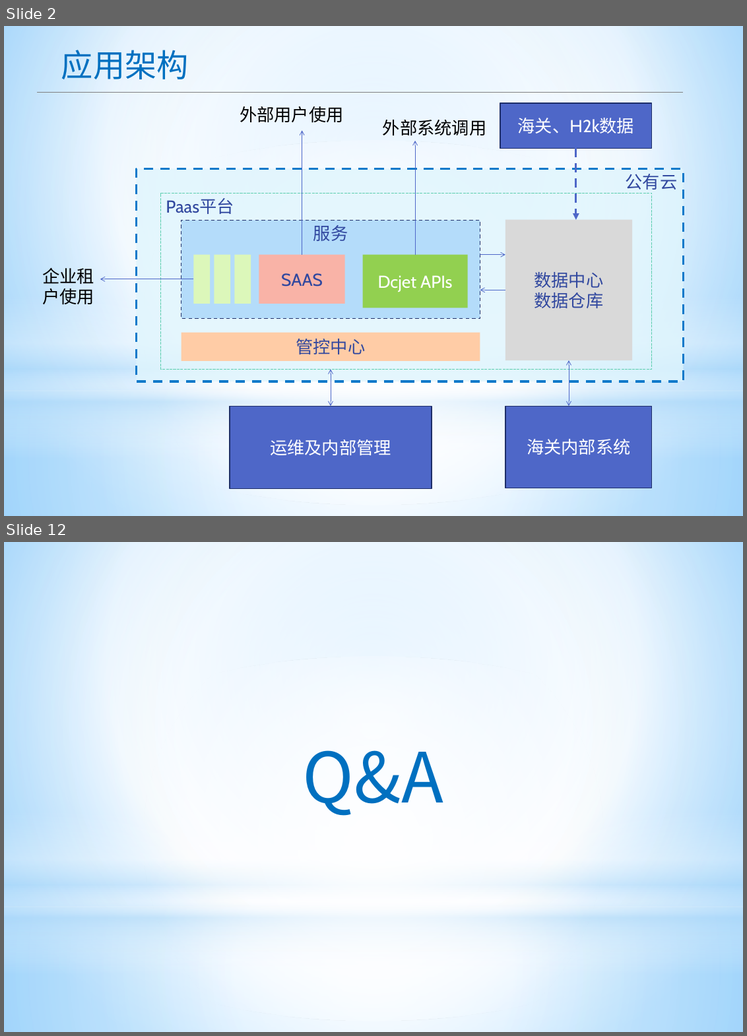
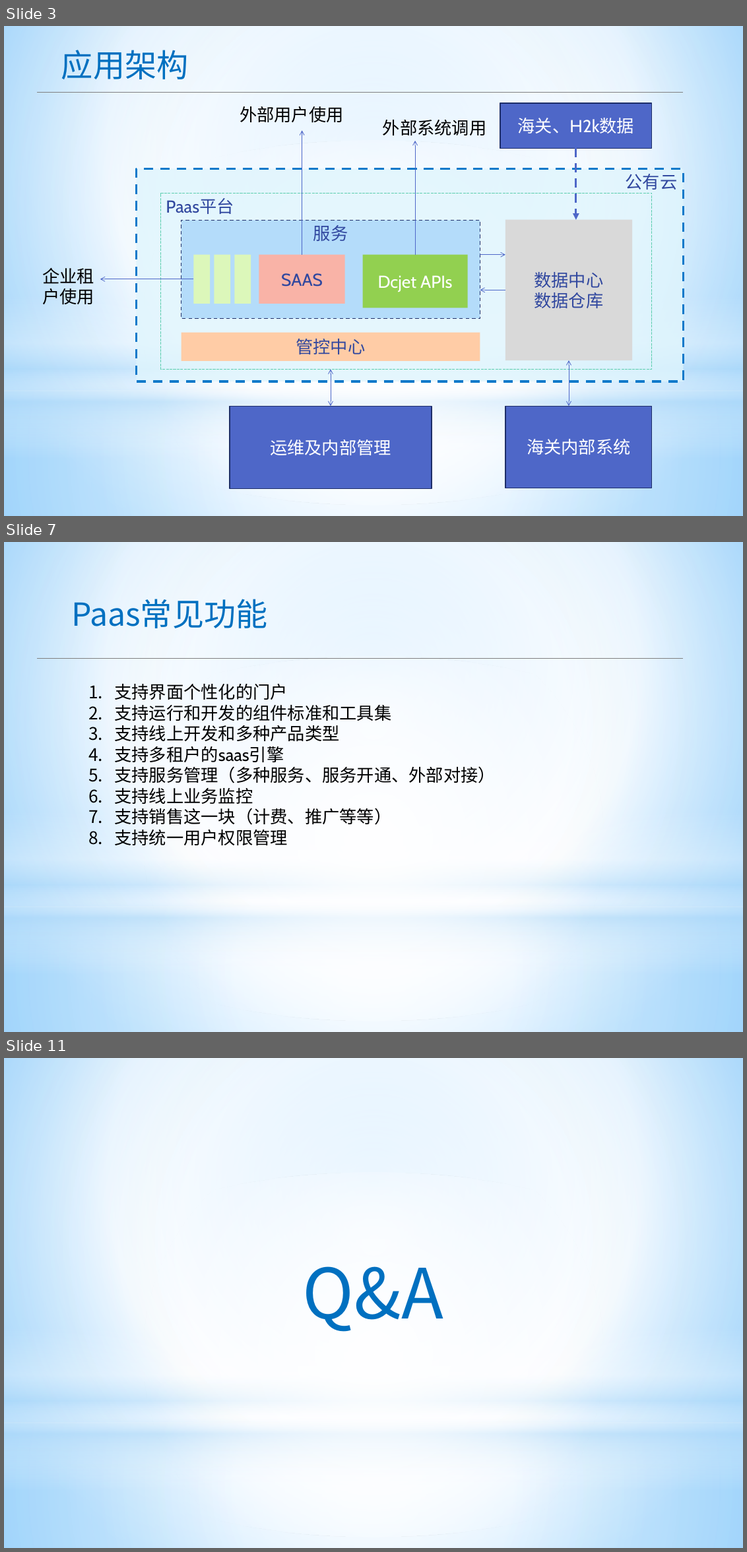
Before and after one commit to apporoad/DesignAndScheme2017, a slide deck: c云服务架构/Saas&Paas架构设计.pptx. Shown one above the other, each under a label of ours: slides 2 and 12 before the commit, slides 3, 7 and 11 after it; the slides between them are not shown. The pictures are 747x1036 and 747x1552 pixels, drawn with LibreOffice and Linux fonts; fonts in the diff are those of the drawing; background and template pictures are left out. Boxes give left, top, right and bottom in pixels: in the first picture for what was removed or moved away, otherwise in the second. Text is boxed around its words. In the diff, an @@ line names an element or a change of style, - is before the commit and + after.

```diff
--- a/c云服务架构/Saas&Paas架构设计.pptx
+++ b/c云服务架构/Saas&Paas架构设计.pptx
@@ slide 7 added at box(4, 542, 743, 1032), background gradient #9ED5FF to #FFFFFF to #5BB9FF; not listed: 4 template elements that a slide beside it also shows @@
@@ text added at box(71, 599, 267, 628), 44 pt, text #0070C0 @@
+Paas常见功能
@@ line added from (37, 658) to (683, 658), #808080 0.75 pt @@
@@ text added at box(114, 684, 496, 846), 24 pt, text #000000 @@
+1. 支持界面个性化的门户
+2. 支持运行和开发的组件标准和工具集
+3. 支持线上开发和多种产品类型
+4. 支持多租户的saas引擎
+5. 支持服务管理（多种服务、服务开通、外部对接）
+6. 支持线上业务监控
+7. 支持销售这一块（计费、推广等等）
+8. 支持统一用户权限管理
@@ what was slide 2 is now slide 3 @@
@@ what was slide 12 is now slide 11 @@
```
Also in this commit, not shown: 2 slides changed, 6 other slides added, 8 slides removed, 1 other file.
